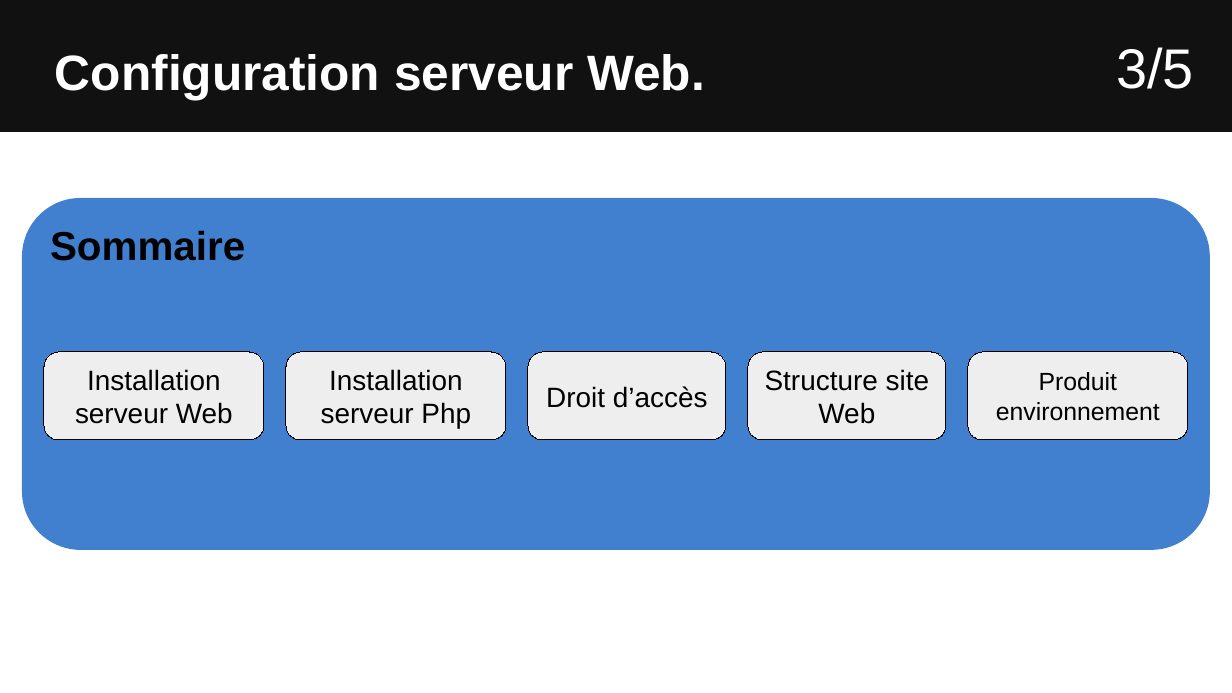
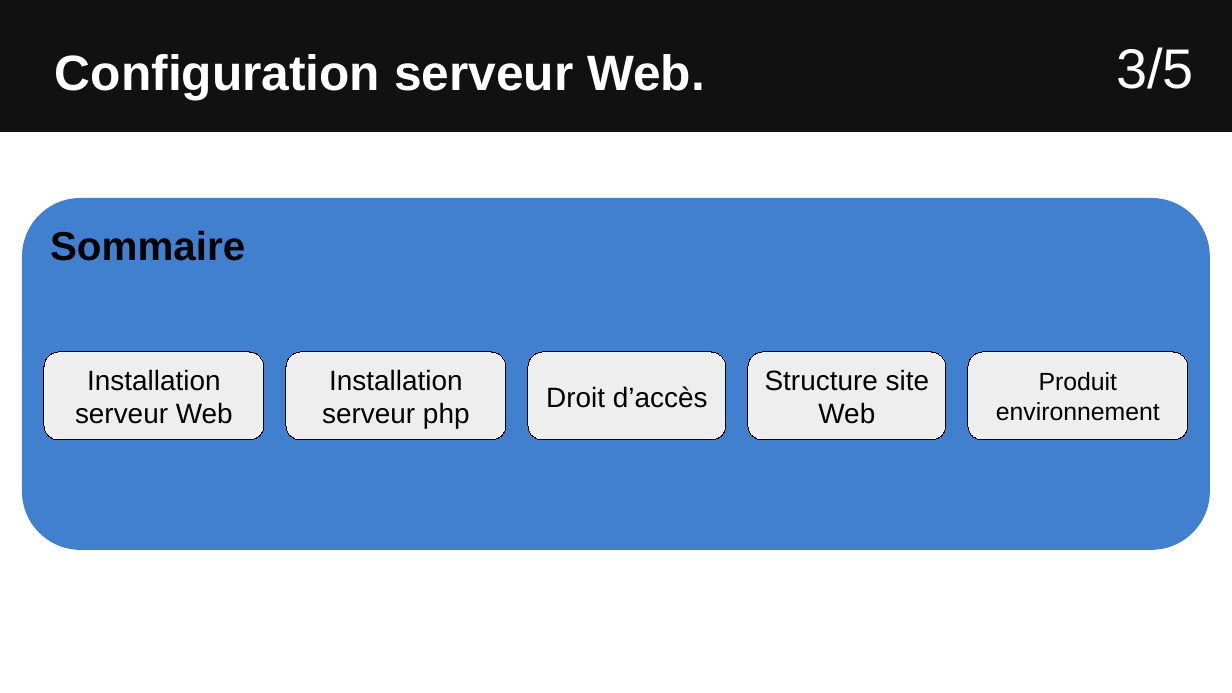
Before and after one commit to Sauvage89/sechoir-houblon, a slide deck: slide 20 of doc/diaporama/revu2/revu2_sauvage.odp. Drawn at 1232x693 pixels with LibreOffice and Linux fonts; fonts in the diff are those of the drawing. Boxes give left, top, right and bottom in pixels: in the first picture for what was removed or moved away, otherwise in the second. Text is boxed around its words. In the diff, an @@ line names an element or a change of style, - is before the commit and + after.

```diff
--- a/doc/diaporama/revu2/revu2_sauvage.odp
+++ b/doc/diaporama/revu2/revu2_sauvage.odp
@@ text in rounded rectangle at (x1=322, y1=369, x2=470, y2=429): text changed @@
-Installation serveur Php
+Installation serveur php
```
Also in this commit, not shown: 11 other slides changed.
